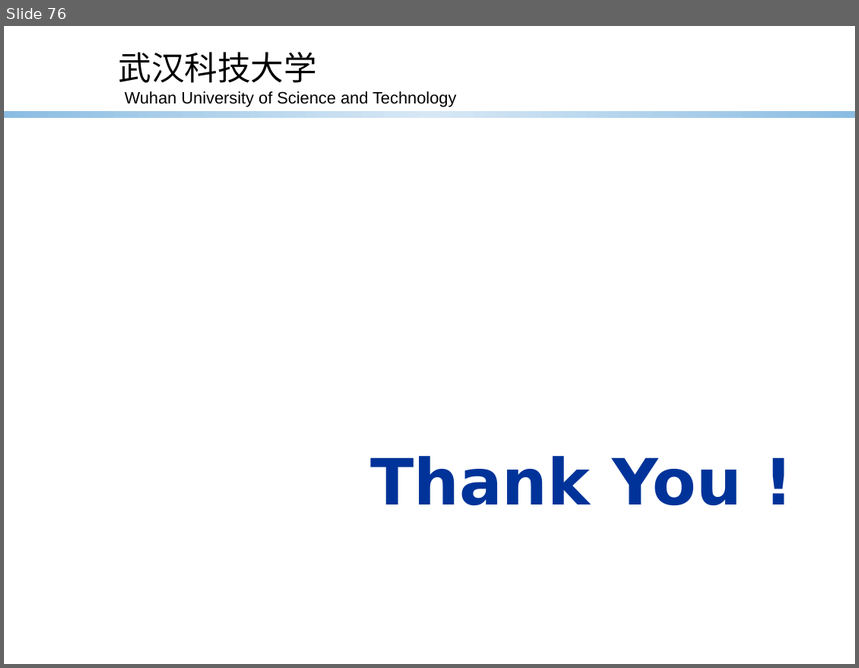
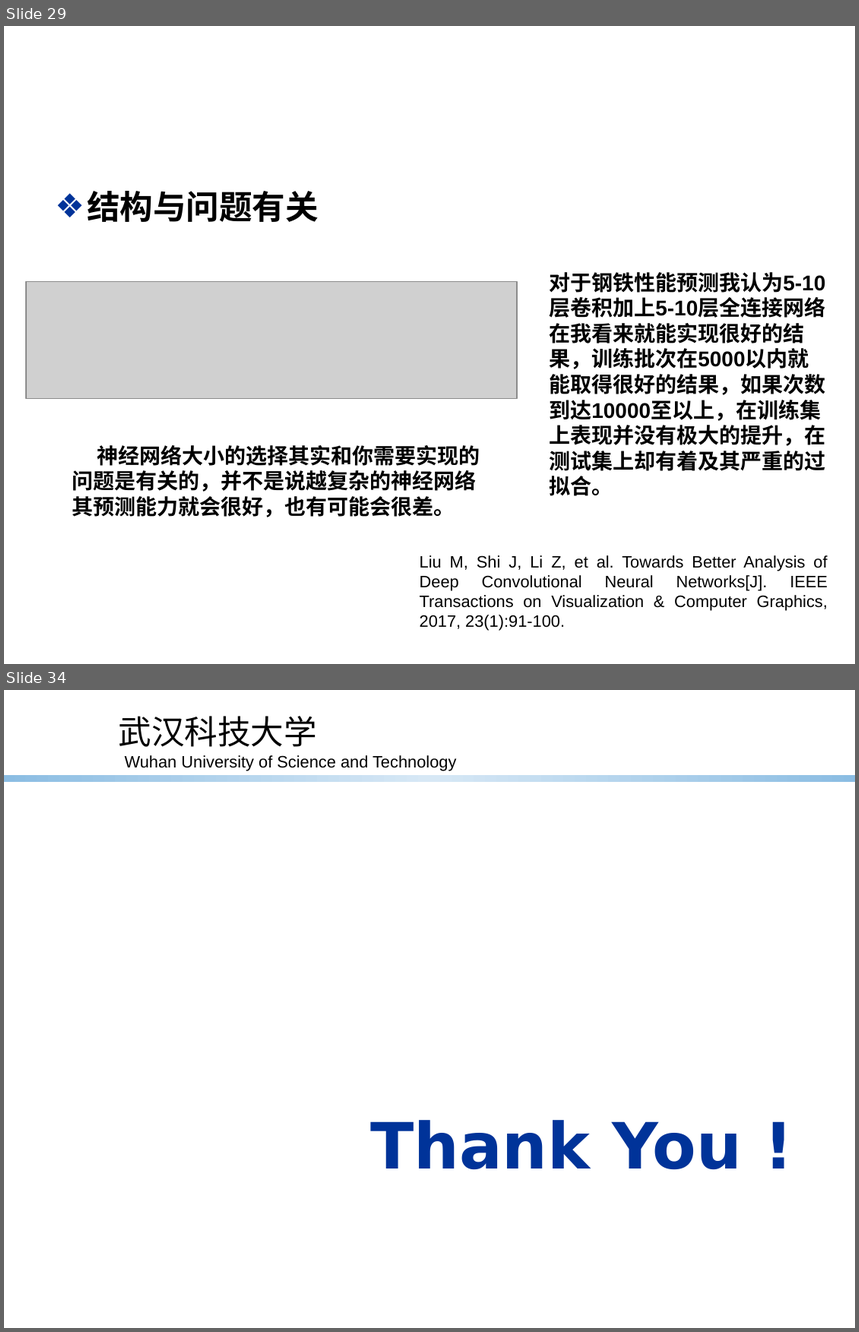
Before and after one commit to Asurada2015/Test, a slide deck: Prediction based on convolutional neural network/worklog/Deeplearning tricks.pptx. Shown one above the other, each under a label of ours: slide 76 before the commit, slides 29 and 34 after it; the slides between them are not shown. The pictures are 859x668 and 859x1332 pixels, drawn with LibreOffice and Linux fonts; fonts in the diff are those of the drawing; grey boxes stand for pictures; background and template pictures are left out. Boxes give left, top, right and bottom in pixels: in the first picture for what was removed or moved away, otherwise in the second. Text is boxed around its words. In the diff, an @@ line names an element or a change of style, - is before the commit and + after.

```diff
--- a/Prediction based on convolutional neural network/worklog/Deeplearning tricks.pptx
+++ b/Prediction based on convolutional neural network/worklog/Deeplearning tricks.pptx
@@ slide 29 added at <box>4,26,855,664</box>, background picture (left out) @@
@@ title added at <box>87,191,809,370</box>, 32 pt, text #FFFFFF, bold @@
+结构与效果
@@ text added at <box>87,191,319,222</box>, 28 pt, text #000000, bold @@
+❖ 结构与问题有关
@@ text added at <box>549,272,826,496</box>, 18 pt, text #000000, bold @@
+对于钢铁性能预测我认为5-10层卷积加上5-10层全连接网络在我看来就能实现很好的结果，训练批次在5000以内就能取得很好的结果，如果次数到达10000至以上，在训练集上表现并没有极大的提升，在测试集上却有着及其严重的过拟合。
@@ picture added at <box>26,281,517,399</box> @@
@@ text added at <box>72,446,481,518</box>, 18 pt, text #000000, bold @@
+神经网络大小的选择其实和你需要实现的问题是有关的，并不是说越复杂的神经网络其预测能力就会很好，也有可能会很差。
@@ text added at <box>420,556,828,631</box>, 14 pt, text #000000 @@
+Liu M, Shi J, Li Z, et al. Towards Better Analysis of Deep Convolutional Neural Networks[J]. IEEE Transactions on Visualization & Computer Graphics, 2017, 23(1):91-100.
@@ what was slide 76 is now slide 34 @@
```
Also in this commit, not shown: 17 slides changed, 10 other slides added, 53 slides removed, 2 other files.
